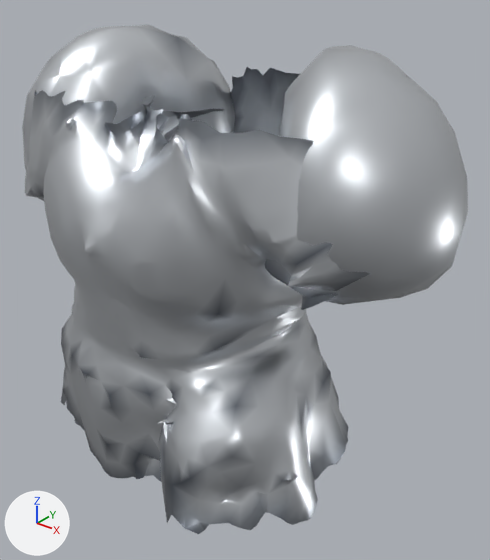
Before and after pictures for a commit that changed the glTF model assets_src/armor/kargan_1/heavy_a_chest.glb.
One viewpoint serves both versions: a 50 mm lens placed at (0.74, -0.807, 1.804), pointed at (0.075, 0.024, 1.288). Every picture has the same lights, and +X, +Y and +Z are marked at lower left. The older version comes first. Vertices at exactly the same position are counted once.

The first picture shows 'heavy_a_chest'.
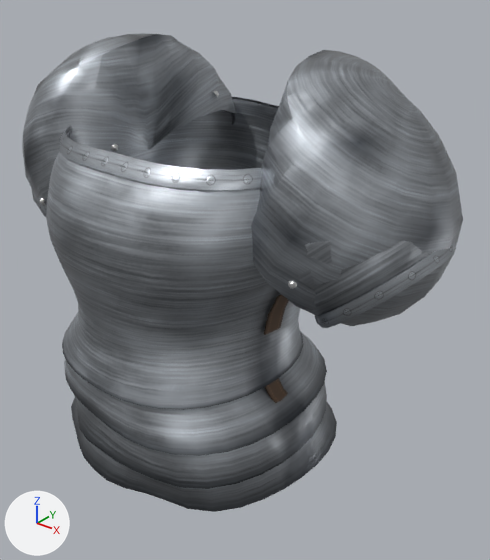
Changed parts and their boxes (x1, y1, x2, y2) in the pictures (490 x 560 px):
'heavy_a_chest', reshaped
    before: (22, 25, 468, 534)
    after: (22, 33, 463, 512)
part 1 of me_heavy_a_chest, rebuilt
    before: (25, 67, 371, 534)
    after: (46, 99, 337, 512)
part 2 of me_heavy_a_chest, rebuilt (6% taller)
    before: (265, 45, 468, 305)
    after: (251, 50, 463, 326)
part 3 of me_heavy_a_chest, rebuilt
    before: (22, 25, 235, 171)
    after: (22, 33, 236, 210)
part 4 of me_heavy_a_chest, added
    after: (29, 91, 455, 403)

The change, as a list of edits to the scene's bpy script:
```text
Add img_trim_c_png:
    img_trim_c_png = load_image('trim_c.png', '../textures/trim_c.png', 128, 64, 'sRGB')
Add img_trim_orm_png:
    img_trim_orm_png = load_image('trim_orm.png', '../textures/trim_orm.png', 128, 64, 'Non-Color')
Add img_trim_n_png:
    img_trim_n_png = load_image('trim_n.png', '../textures/trim_n.png', 128, 64, 'Non-Color')
Add img_strap_n_png:
    img_strap_n_png = load_image('strap_n.png', '../textures/strap_n.png', 128, 64, 'Non-Color')
Add img_strap_c_png:
    img_strap_c_png = load_image('strap_c.png', '../textures/strap_c.png', 128, 64, 'sRGB')
Add img_strap_orm_png:
    img_strap_orm_png = load_image('strap_orm.png', '../textures/strap_orm.png', 128, 64, 'Non-Color')
Add img_steel_n_png:
    img_steel_n_png = load_image('steel_n.png', '../textures/steel_n.png', 256, 256, 'Non-Color')
Add img_steel_c_png:
    img_steel_c_png = load_image('steel_c.png', '../textures/steel_c.png', 256, 256, 'sRGB')
Add img_steel_orm_png:
    img_steel_orm_png = load_image('steel_orm.png', '../textures/steel_orm.png', 256, 256, 'Non-Color')
Add mat_trim:
    mat_trim = bpy.data.materials.new('trim')
    # uses the picture img_trim_c_png
    # uses the picture img_trim_n_png
    # uses the picture img_trim_orm_png
Add mat_strap:
    mat_strap = bpy.data.materials.new('strap')
    # uses the picture img_strap_c_png
    # uses the picture img_strap_n_png
    # uses the picture img_strap_orm_png
Add mat_iron:
    mat_iron = bpy.data.materials.new('iron')
    mat_iron.use_nodes = True; mat_iron.node_tree.nodes.clear()
    _N = mat_iron.node_tree.nodes; _L = mat_iron.node_tree.links
    n0 = _N.new('ShaderNodeBsdfPrincipled'); n0.name = 'Principled BSDF'
    n0.inputs[1].default_value = 1.0  # 'Metallic'
    n0.inputs[2].default_value = 0.48  # 'Roughness'
    n1 = _N.new('ShaderNodeOutputMaterial'); n1.name = 'Material Output'
    n2 = _N.new('ShaderNodeVertexColor'); n2.name = 'Color Attribute'
    _L.new(n0.outputs[0], n1.inputs[0])  # 'BSDF' to 'Surface'
    _L.new(n2.outputs[0], n0.inputs[0])  # 'Color' to 'Base Color'
Add mat_steel:
    mat_steel = bpy.data.materials.new('steel')
    # uses the picture img_steel_c_png
    # uses the picture img_steel_n_png
    # uses the picture img_steel_orm_png
Change me_heavy_a_chest:
    used by ob_heavy_a_chest; location = (0.0, 0.0, 0.0)
    remove me_heavy_a_chest.from_pydata(...)  # 2158 vertices, 3800 faces; spans x -0.424..0.425, y -0.277..0.267, z 0.997..1.685
    remove me_heavy_a_chest.materials.append(mat_metal)
    add me_heavy_a_chest.from_pydata(...)  # 2370 vertices, 4208 faces; spans x -0.422..0.426, y -0.269..0.273, z 1.0..1.672
    me_heavy_a_chest part 1: the loose piece of 1836 vertices spanning x -0.423..0.413, y -0.277..0.235, z 0.997..1.615 is rebuilt with 874 vertices and now spans x -0.251..0.265, y -0.269..0.266, z 1.008..1.535, in mat_steel
    me_heavy_a_chest part 2: the loose piece of 161 vertices spanning x 0.105..0.425, y -0.134..0.243, z 1.322..1.682 is rebuilt with 199 vertices and now spans x 0.102..0.422, y -0.14..0.24, z 1.283..1.672, in mat_steel
    me_heavy_a_chest part 3: the loose piece of 161 vertices spanning x -0.424..-0.1, y -0.135..0.267, z 1.314..1.685 is rebuilt with 199 vertices and now spans x -0.421..-0.103, y -0.14..0.273, z 1.29..1.672, in mat_steel
    me_heavy_a_chest part 4: 1098 vertices added at x -0.422..0.426, y -0.251..0.272, z 1.0..1.569
    add me_heavy_a_chest.materials.append(mat_iron)
    add me_heavy_a_chest.materials.append(mat_steel)
    add me_heavy_a_chest.materials.append(mat_strap)
    add me_heavy_a_chest.materials.append(mat_trim)
```
